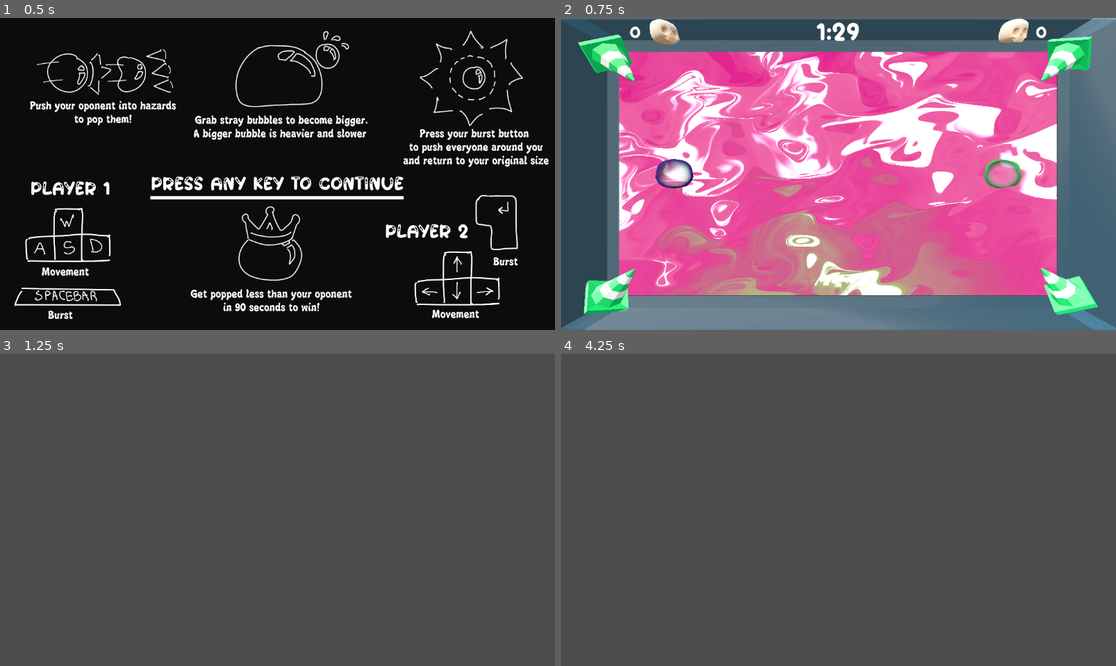
Above: before the commit, frames 1-4 (two rows, left to right).
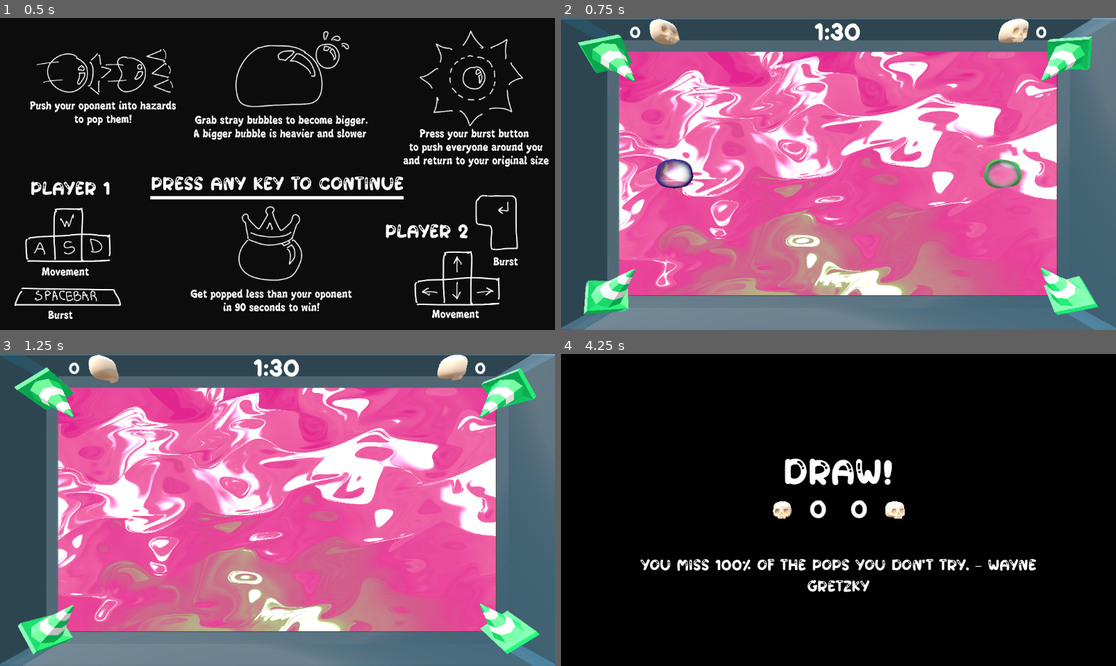
Above: after the commit, the same moments.

Repository: Ultimo-Momento-Responsable/GGJ2025
Game: Godot game, scene res://scenes/intro.tscn
The game is run twice, just before and just after one commit, with the same random seed, the same clock (stepped at 60 frames per second) and the same inputs.
Inputs:
- Up to frame 1 (0.5 s): no input
- Up to frame 2 (0.75 s): tap Enter at 0.5 s
- Up to frame 3 (1.25 s): no input
- Up to frame 4 (4.25 s): tap R (reset, bound only after the commit) at 4.15 s

Frame 1 is identical in both runs. In frame 2, 0.2% of the frame differs, in the area x 45-54%, y 1-8%; in frame 3, 100%; in frame 4, 100%, in the area x 0-100%, y 0-100%.

Commit message:
reset level

Diff:
--- a/project.godot
+++ b/project.godot
@@ -14,6 +14,10 @@
 run/main_scene="res://scenes/intro.tscn"
 config/features=PackedStringArray("4.3", "GL Compatibility")
 config/icon="res://icon.svg"
+
+[autoload]
+
+Global="*res://scripts/global.gd"
 
 [global_group]
 
@@ -73,6 +77,11 @@
 "events": [Object(InputEventKey,"resource_local_to_scene":false,"resource_name":"","device":-1,"window_id":0,"alt_press …(195 unchanged characters)…
 ]
 }
+reset={
+"deadzone": 0.5,
+"events": [Object(InputEventKey,"resource_local_to_scene":false,"resource_name":"","device":-1,"window_id":0,"alt_pressed":false,"shift_pressed":false,"ctrl_pressed":false,"meta_pressed":false,"pressed":false,"keycode":0,"physical_keycode":82,"key_label":0,"unicode":114,"location":0,"echo":false,"script":null)
+]
+}
 
 [rendering]
 
--- a/scenes/score.tscn
+++ b/scenes/score.tscn
@@ -1,9 +1,114 @@
-[gd_scene load_steps=2 format=3 uid="uid://codrsxqjrbdue"]
+[gd_scene load_steps=7 format=3 uid="uid://codrsxqjrbdue"]
 
+[ext_resource type="Script" path="res://scenes/score_final.gd" id="1_5jese"]
 [ext_resource type="AudioStream" uid="uid://cb48xk2bmcrjs" path="res://Assets/music/score_music_ggj2025.ogg" id="1_l5rfv"]
+[ext_resource type="FontFile" uid="uid://dpn818214h44s" path="res://Assets/fonts/Bubble gum.otf" id="3_btlpi"]
+[ext_resource type="PackedScene" uid="uid://77byt22648ao" path="res://Assets/3d_models/skull/skull.fbx" id="4_8ulh4"]
+[ext_resource type="Script" path="res://scripts/skull.gd" id="5_6dmxv"]
 
-[node name="Score" type="Node2D"]
+[sub_resource type="Environment" id="Environment_13w3s"]
+background_mode = 1
+ambient_light_source = 2
+ambient_light_color = Color(1, 1, 1, 1)
+ambient_light_energy = 0.5
+
+[node name="Score" type="Node3D"]
+script = ExtResource("1_5jese")
 
 [node name="AudioStreamPlayer" type="AudioStreamPlayer" parent="."]
 stream = ExtResource("1_l5rfv")
 autoplay = true
+parameters/looping = true
+
+[node name="Camera3D" type="Camera3D" parent="."]
+transform = Transform3D(1, 0, 0, 0, 1, 0, 0, 0, 1, 0, 0, 10.4312)
+environment = SubResource("Environment_13w3s")
+
+[node name="Control" type="Control" parent="."]
+layout_mode = 3
+anchors_preset = 15
+anchor_right = 1.0
+anchor_bottom = 1.0
+grow_horizontal = 2
+grow_vertical = 2
+size_flags_vertical = 4
+
+[node name="Scorebar" type="HBoxContainer" parent="Control"]
+layout_mode = 1
+anchors_preset = 14
+anchor_top = 0.5
+anchor_right = 1.0
+anchor_bottom = 0.5
+offset_left = 515.0
+offset_top = -22.0
+offset_right = -515.0
+offset_bottom = 22.0
+grow_horizontal = 2
+grow_vertical = 2
+
+[node name="Player1Deaths" type="Label" parent="Control/Scorebar"]
+layout_mode = 2
+size_flags_horizontal = 2
+theme_override_fonts/font = ExtResource("3_btlpi")
+theme_override_font_sizes/font_size = 50
+text = "0 "
+
+[node name="Player2Deaths" type="Label" parent="Control/Scorebar"]
+layout_mode = 2
+size_flags_horizontal = 10
+theme_override_fonts/font = ExtResource("3_btlpi")
+theme_override_font_sizes/font_size = 50
+text = "0"
+
+[node name="skull1" parent="Control/Scorebar" instance=ExtResource("4_8ulh4")]
+transform = Transform3D(1, 0, 0, 0, 1, 0, 0, 0, 1, -2.88, -0.465, 0)
+script = ExtResource("5_6dmxv")
+
+[node name="skull2" parent="Control/Scorebar" instance=ExtResource("4_8ulh4")]
+transform = Transform3D(1, 0, 0, 0, 1, 0, 0, 0, 1, 2.88, -0.465, 0)
+script = ExtResource("5_6dmxv")
+
+[node name="Result" type="HBoxContainer" parent="Control"]
+custom_minimum_size = Vector2(0, 21.38)
+layout_mode = 1
+anchors_preset = 10
+anchor_right = 1.0
+offset_top = 202.0
+offset_bottom = 225.0
+grow_horizontal = 2
+
+[node name="Result" type="Label" parent="Control/Result"]
+layout_mode = 2
+size_flags_horizontal = 3
+theme_override_fonts/font = ExtResource("3_btlpi")
+theme_override_font_sizes/font_size = 70
+text = "Player 2 wins!"
+horizontal_alignment = 1
+
+[node name="Quote" type="HBoxContainer" parent="Control"]
+custom_minimum_size = Vector2(0, 21.38)
+layout_mode = 1
+anchors_preset = 10
+anchor_right = 1.0
+offset_left = 105.0
+offset_top = 415.0
+offset_right = -105.0
+offset_bottom = 508.0
+grow_horizontal = 2
+
+[node name="Quote" type="Label" parent="Control/Quote"]
+layout_mode = 2
+size_flags_horizontal = 3
+theme_override_fonts/font = ExtResource("3_btlpi")
+theme_override_font_sizes/font_size = 30
+text = "asdasd"
+horizontal_alignment = 1
+autowrap_mode = 2
+
+[node name="DirectionalLight3D" type="DirectionalLight3D" parent="."]
+transform = Transform3D(0.0201453, 0.910428, -0.413176, -0.532895, 0.359442, 0.766044, 0.845941, 0.204747, 0.492404, -99.9659, 99.9685, 10.4274)
+light_indirect_energy = 3.38
+light_angular_distance = 47.27
+directional_shadow_blend_splits = true
+directional_shadow_pancake_size = 0.0
+sky_mode = 1
--- /dev/null
+++ b/scenes/score_final.gd
@@ -0,0 +1,38 @@
+extends Node3D
+
+var delay = 1
+
+var quotes: Array = [
+	"The harder the bubble, the sweeter the pop. – Les Brown",
+	"In the middle of the bubble’s rise lies the opportunity to burst it. – Albert Einstein",
+	"It’s not the size of the bubble in the pop, but the size of the pop in the bubble. – Mark Twain",
+	"The only competition you’ll ever face is the one inside your bubble. – Anonymous",
+	"Victory is reserved for those who are willing to pop their bubbles. – Sun Tzu",
+	"The bubble is not always to the strongest, but to the one who keeps on popping. – Anonymous",
+	"You miss 100% of the pops you don’t try. – Wayne Gretzky",
+	"The strongest bubble in the bunch is not the one that is protected from the air, but the one that rises and dares to pop. – Napoleon Hill",
+	"A champion is afraid of bursting. Everyone else is afraid of popping. – Billie Jean King",
+	"Success is no accident. It’s the bubble you blow, the perseverance to keep it floating, and the courage to make it pop. – Pelé"
+]
+# Called when the node enters the scene tree for the first time.
+func _ready() -> void:
+	$Control/Scorebar/Player1Deaths.text = str(Global.deaths_player_1)
+	$Control/Scorebar/Player2Deaths.text = str(Global.deaths_player_2)
+
+	if Global.deaths_player_1 > Global.deaths_player_2:
+		$Control/Result/Result.text = "Player 2 wins!"
+	elif Global.deaths_player_2 > Global.deaths_player_1:
+		$Control/Result/Result.text = "Player 1 wins!"
+	else:
+		$Control/Result/Result.text = "Draw!"
+
+	var index = randi_range(0, quotes.size() - 1)
+	$Control/Quote/Quote.text = quotes[index]
+
+
+func _process(delta) -> void:
+	delay -= delta
+	if Input.is_anything_pressed() && delay < 0:
+		print("reset")
+		Global.finished = false
+		get_tree().change_scene_to_file("res://scenes/viewport.tscn")
--- a/scripts/bubble.gd
+++ b/scripts/bubble.gd
@@ -41,6 +41,7 @@
 		my_material.set_shader_parameter("outline_color", Vector4( 0.25, 1.0, 0.35, 1.0 ))
 
 func _process(delta: float) -> void:
+	print("hola")
 	if i_time > 0:
 		if (i_animation % 4 == 0):
 			visible = !visible
--- /dev/null
+++ b/scripts/global.gd
@@ -0,0 +1,5 @@
+extends Node
+
+var deaths_player_1 = 0
+var deaths_player_2 = 0
+var finished = false
--- a/scripts/hand.gd
+++ b/scripts/hand.gd
@@ -4,6 +4,7 @@
 var state: int = 0
 var wait_seconds: float = 0
 var direction: Vector3
+var time_to_dissapear = 4
 
 var starting_positions := [
 	Vector3(24.25, 0.25, 0),
@@ -49,6 +50,10 @@
 
 # Called every frame. 'delta' is the elapsed time since the previous frame.
 func _process(delta: float) -> void:
+	time_to_dissapear -= delta
+	if time_to_dissapear < 0:
+		queue_free()
+		return
 	match state:
 		0:
 			#spawn
@@ -60,8 +65,8 @@
 			#wait a bit to enable physics
 			wait_seconds -= delta
 			if wait_seconds <= 0:
-				collision_layer = 4
-				collision_mask = 5
+				collision_layer = 1
+				collision_mask = 1
 				state += 1
 		2:
 			#set new target position
@@ -73,7 +78,6 @@
 			var has_reached_position = _move_towards_target_position(delta)
 			if has_reached_position:
 				state += 1
-				wait_seconds = 0.5
 		4:
 			#wait a bit to despawn
 			collision_layer = 0
--- a/scripts/scene_controller.gd
+++ b/scripts/scene_controller.gd
@@ -2,9 +2,4 @@
 @export var score_scene: PackedScene
 
 func _ready():
-	# Conectar la señal "finished" a una función
-	connect("finished", self._on_audio_finished)
 	play()
-
-func _on_audio_finished():
-	get_tree().change_scene_to_packed(score_scene)
--- a/scripts/timer.gd
+++ b/scripts/timer.gd
@@ -4,13 +4,33 @@
 
 # Called every frame. 'delta' is the elapsed time since the previous frame.
 func _process(delta: float) -> void:
-	elapsed_time -= delta
+	if Global.finished == false:
+		elapsed_time -= delta
+		if elapsed_time < 9:
+			text = "0:0" + str(ceil(elapsed_time))
+		elif elapsed_time < 59:
+			text = "0:" + str(ceil(elapsed_time))
+		elif elapsed_time < 69:
+			text = "1:0" + str(ceil(elapsed_time) - 60)
+		else:
+			text = "1:" + str(ceil(elapsed_time) - 60)
+	if (elapsed_time < 0) || Input.is_action_just_pressed("reset"):
+		_reset_values()
+		_change_scene()
 
-	if elapsed_time < 10:
-		text = "0:0" + str(floor(elapsed_time))
-	elif elapsed_time < 60:
-		text = "0:" + str(floor(elapsed_time))
-	elif elapsed_time < 70:
-		text = "1:0" + str(floor(elapsed_time) - 60)
-	else:
-		text = "1:" + str(floor(elapsed_time) - 60)
+func _reset_values():
+	var player1 = get_tree().get_root().get_node("/root/Control/SubViewportContainer/SubViewport/ArenaBase/WorldEnvironment/Player1")
+	var player2 = get_tree().get_root().get_node("/root/Control/SubViewportContainer/SubViewport/ArenaBase/WorldEnvironment/Player2")
+
+	Global.deaths_player_1 = player1.deaths
+	Global.deaths_player_2 = player2.deaths
+	Global.finished = true
+	player1.deaths = 0
+	player2.deaths = 0
+	player1.boosters = 0
+	player2.boosters = 0
+	elapsed_time = 90
+
+func _change_scene():
+	# Load in some scene from our project files:
+	get_tree().change_scene_to_file("res://scenes/score.tscn")
